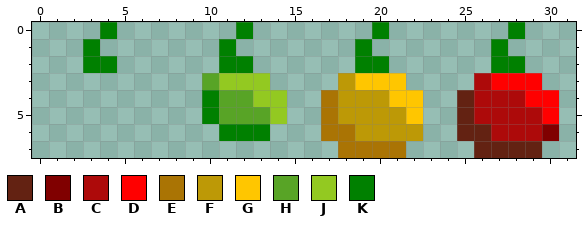
Two states of a pixel-art sprite, img/fruit.png. The picture above was drawn from the file before the commit.
The file is 32x8 pixels.
Palette (. is transparent): A #632212  B #800000  C #ad0a0a  D #ff0000  E #aa7404  F #bd9906  G #ffc600  H #58a426  J #93c921  K #008000
New version:
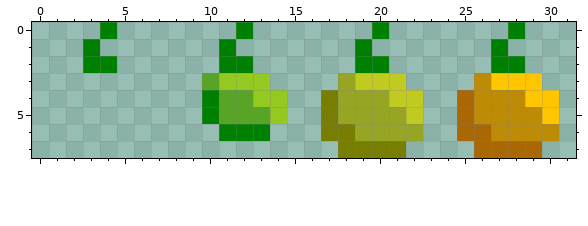
The commit says: made gnomes each fruit
From old to new:
colour A: #632212 -> #aa6804
colour C: #ad0a0a -> #bd8b06
colour D: #ff0000 -> #ffc600
colour E: #aa7404 -> #787e01
colour F: #bd9906 -> #96a624
colour G: #ffc600 -> #c1ca20
Changed rows in their new state; - is a pixel that keeps its letter.
first column x 30:
6 C
Where, in picture pixels (left, top, right, bottom), the same in both pictures:
changed: (321, 73, 559, 158)
